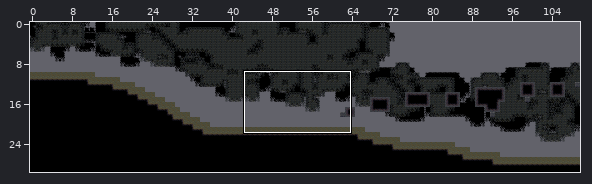
Two versions of a level (Tiled map, AngryCastle/levels/hamond_03.tmx). Above: a wide view before the commit, with the close-up outlined.
Close-up. The starting point:
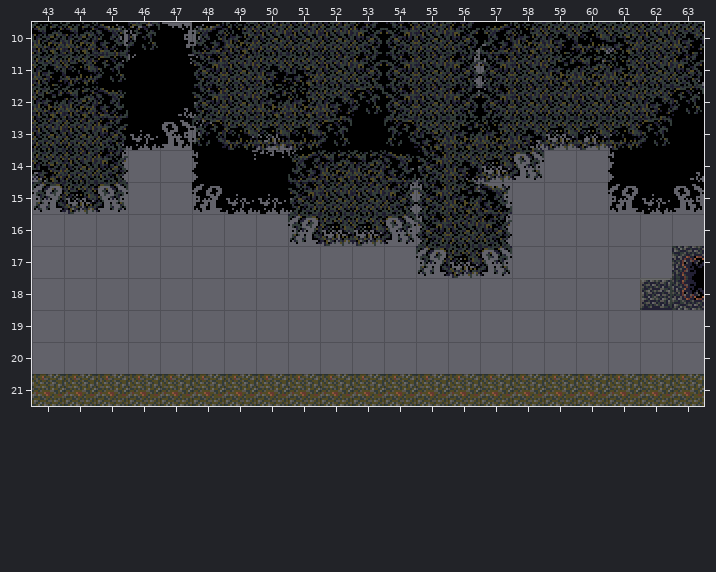
Cells are 16x16 px. Shown: x 43..63, y 10..21. The commit also changed other parts of the map, which this record leaves out.
And afterwards:
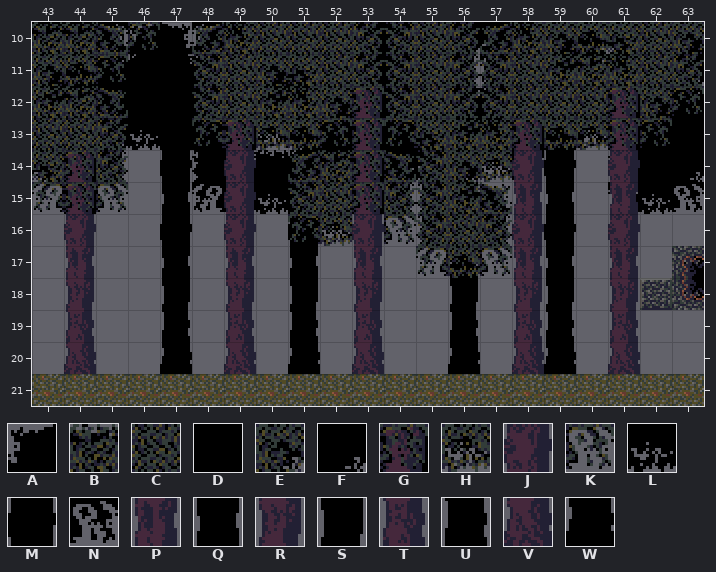
Key: from "Hamond_tileset": A 26, B 49, C 51, D 59, E 84, F 92, G 115, H 145, J 147, K 148, L 153, M 155, N 156, P 179, Q 187, R 211, S 219, T 243, U 251, V 275, W 283.
_ is an empty cell, . an unchanged one.
What changed:
--- layer "SilhouetteLayer"
@@ x 47..59 @@
-12 F............
-13 NA..........L
-14 _..........._
-15 _..........._
-16 _..._......._
-17 _..._...._.._
-18 _..._...._.._
-19 _..._...._.._
-20 _..._...._.._
+12 D............
+13 DD..........D
+14 M...........M
+15 Q...........Q
+16 M...M.......M
+17 Q...Q....Q..Q
+18 S...S....S..S
+19 U...U....U..U
+20 W...W....W..W
--- layer "BackgroundLayer"
@@ x 44..61 @@
-12 .........K.......C
-13 .....H..._....E..H
-14 C...._...B....K.._
-15 H...._...C...._.._
-16 _...._...H...._.._
-17 _...._..._...._.._
-18 _...._..._...._.._
-19 _...._..._...._.._
-20 _...._..._...._.._
+12 .........G.......G
+13 .....G...G....G..G
+14 G....J...G....J..J
+15 G....J...G....P..P
+16 J....J...J....J..J
+17 P....P...P....P..P
+18 R....R...R....R..R
+19 T....T...T....T..T
+20 V....V...V....V..V
Pixel boxes of the changes (left, top, right, bottom) in both close-ups:
changed: (160, 102, 256, 374)
changed: (352, 86, 384, 374)
changed: (608, 86, 640, 374)
changed: (512, 118, 576, 374)
changed: (64, 150, 96, 374)
added: (288, 216, 320, 374)
added: (448, 258, 480, 374)
